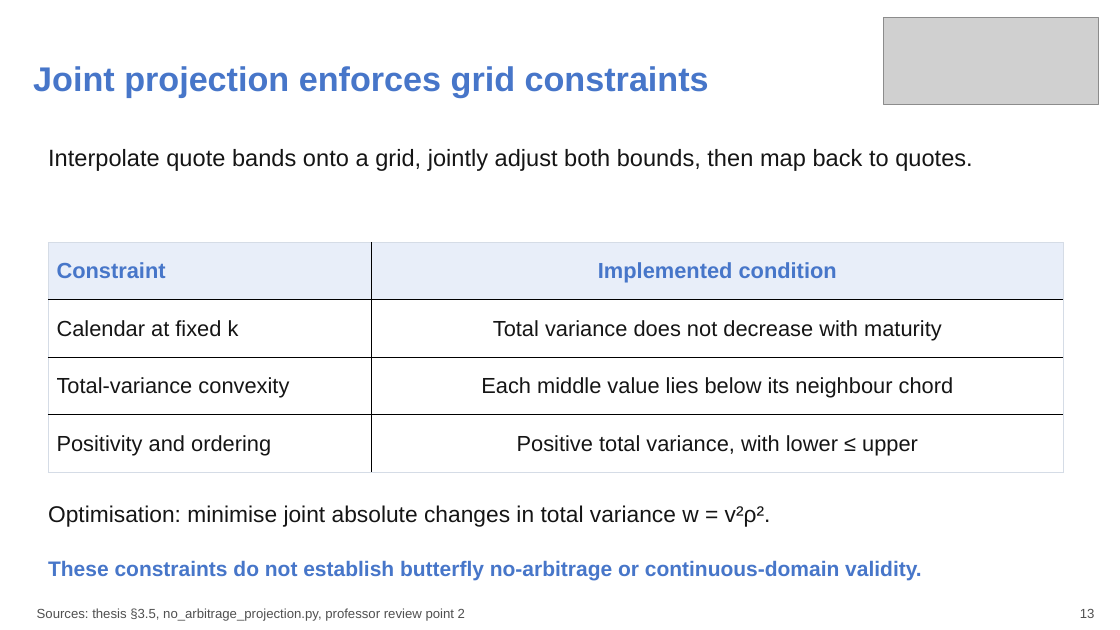
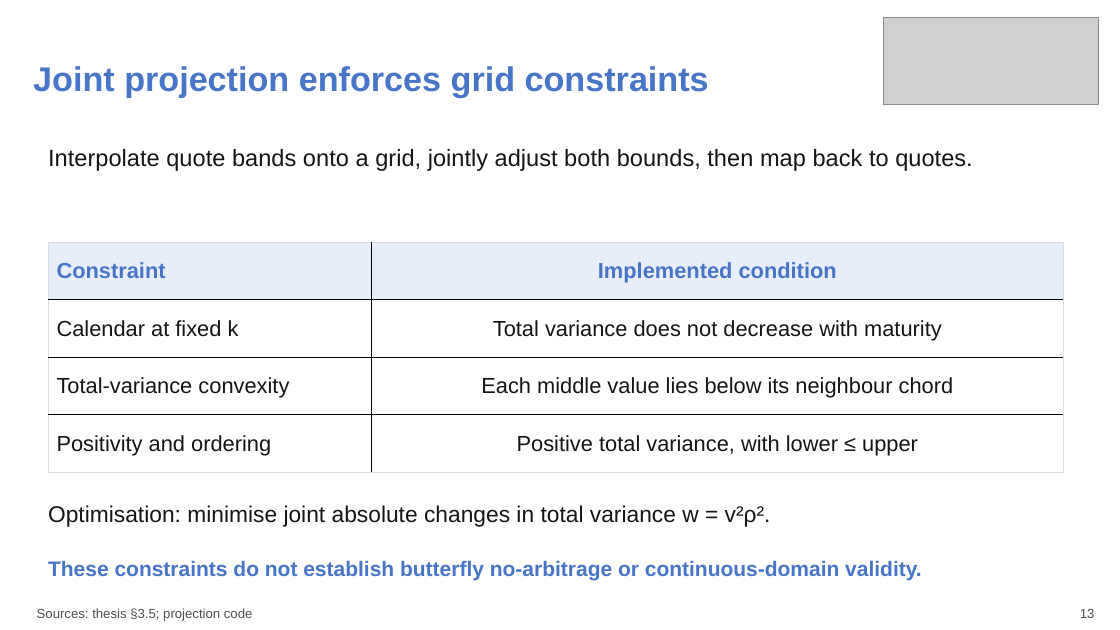
Before and after one commit to aniketnighot/conformal-prediction-thesis, a slide deck: slide 13 of presentations/thesis_defence_complete_verified.pptx. Drawn at 1120x630 pixels with LibreOffice and Linux fonts; fonts in the diff are those of the drawing; grey boxes stand for pictures. Boxes give left, top, right and bottom in pixels: in the first picture for what was removed or moved away, otherwise in the second. Text is boxed around its words. In the diff, an @@ line names an element or a change of style, - is before the commit and + after.

Commit message:
Update thesis defence presentation references and caveats

```diff
--- a/presentations/thesis_defence_complete_verified.pptx
+++ b/presentations/thesis_defence_complete_verified.pptx
@@ text at (x1=37, y1=608, x2=253, y2=621): text changed @@
-Sources: thesis §3.5, no_arbitrage_projection.py, professor review point 2
+Sources: thesis §3.5; projection code
```
Also in this commit, not shown: 28 other slides changed.
